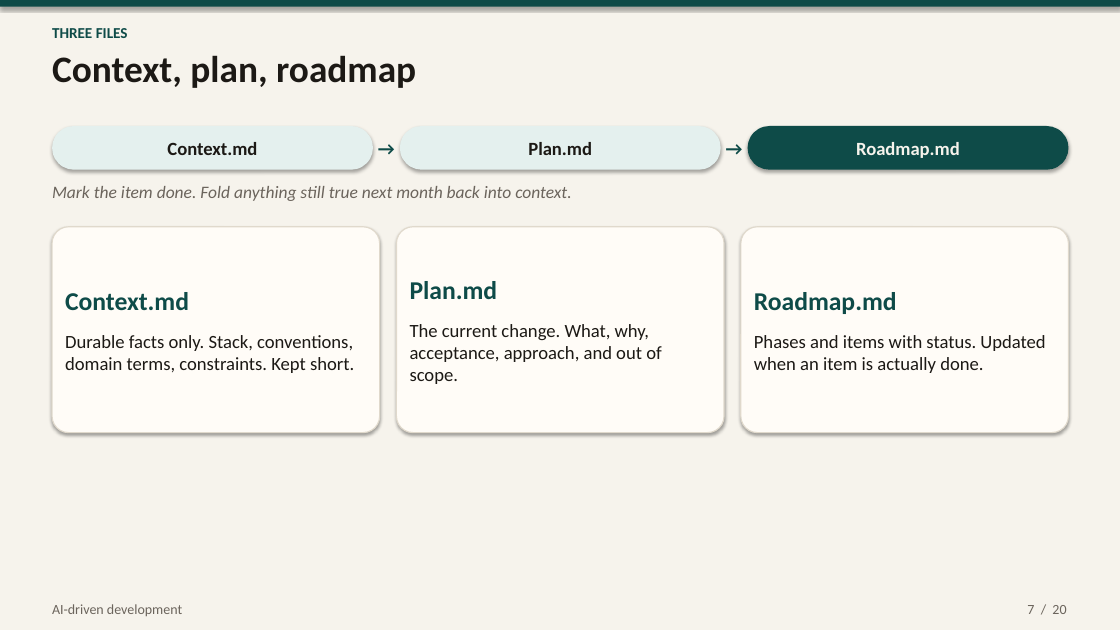
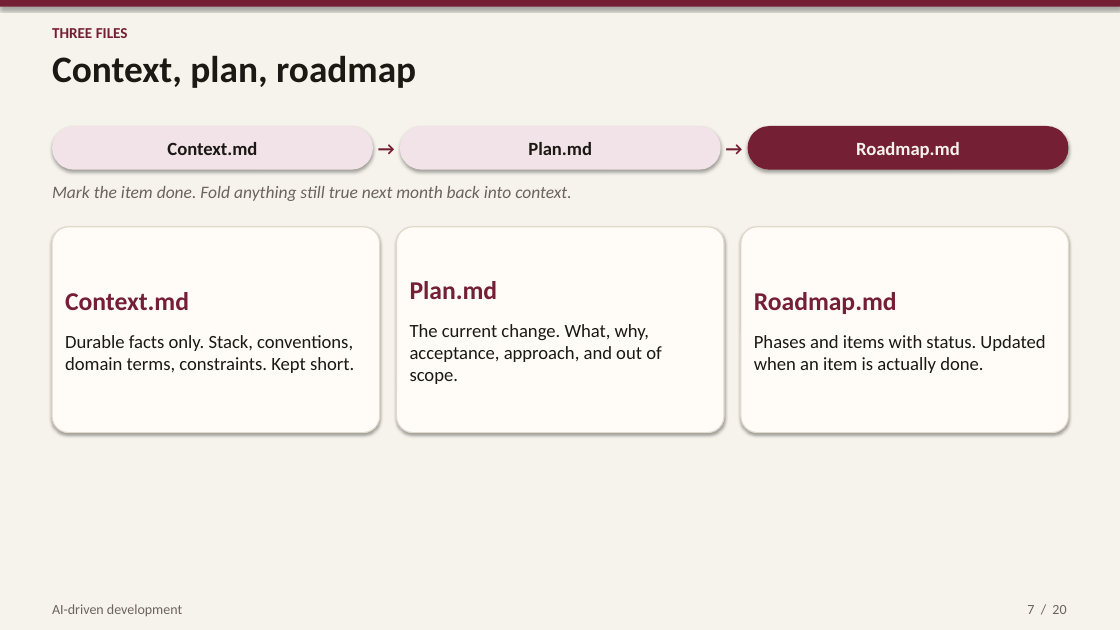
Before and after one commit to rogerwcpt/ai-coding-frameworks, a slide deck: slide 7 of deck/ai-driven-development.pptx. Drawn at 1120x630 pixels with LibreOffice and Linux fonts; fonts in the diff are those of the drawing. Boxes give left, top, right and bottom in pixels: in the first picture for what was removed or moved away, otherwise in the second. Text is boxed around its words. In the diff, an @@ line names an element or a change of style, - is before the commit and + after.

Commit message:
Added maroon Color Accent version

```diff
--- a/deck/ai-driven-development.pptx
+++ b/deck/ai-driven-development.pptx
@@ rectangle at <box>0,0,1120,7</box>: fill #0E4B48 to #751F35 @@
@@ text colour #0E4B48 to #751F35 in 3 elements at <box>52,28,128,38</box>, <box>373,126,400,170</box>, <box>721,126,748,170</box> @@
@@ rounded rectangle "Roadmap.md" at <box>748,126,1069,170</box>: fill #0E4B48 to #751F35 @@
@@ text in rounded rectangle at <box>65,292,189,310</box>: text colour #0E4B48 to #751F35 in "Context.md" @@
@@ text in rounded rectangle at <box>410,281,498,299</box>: text colour #0E4B48 to #751F35 in "Plan.md" @@
@@ text in rounded rectangle at <box>754,292,897,314</box>: text colour #0E4B48 to #751F35 in "Roadmap.md" @@
```
Also in this commit, not shown: 19 other slides changed.
